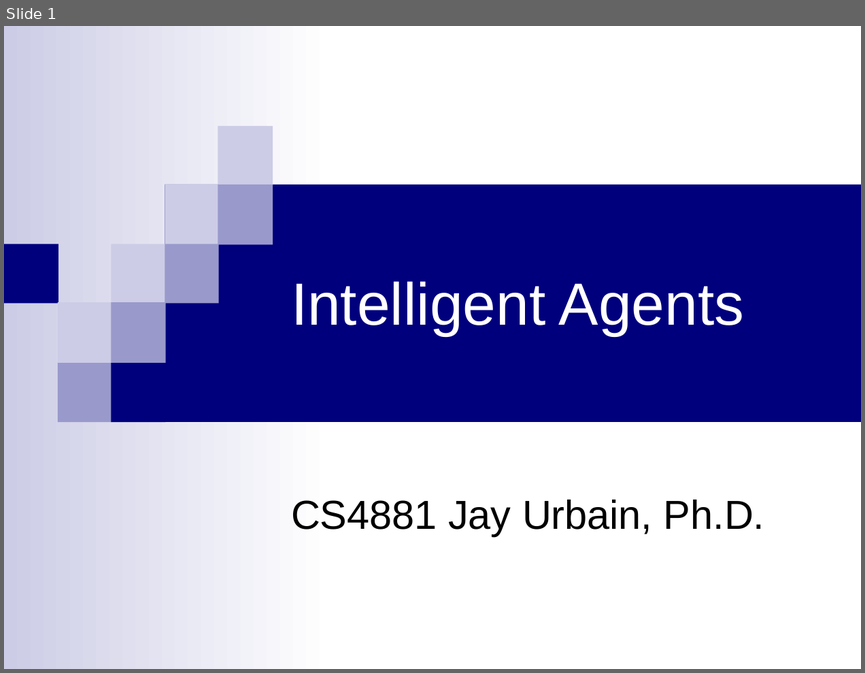
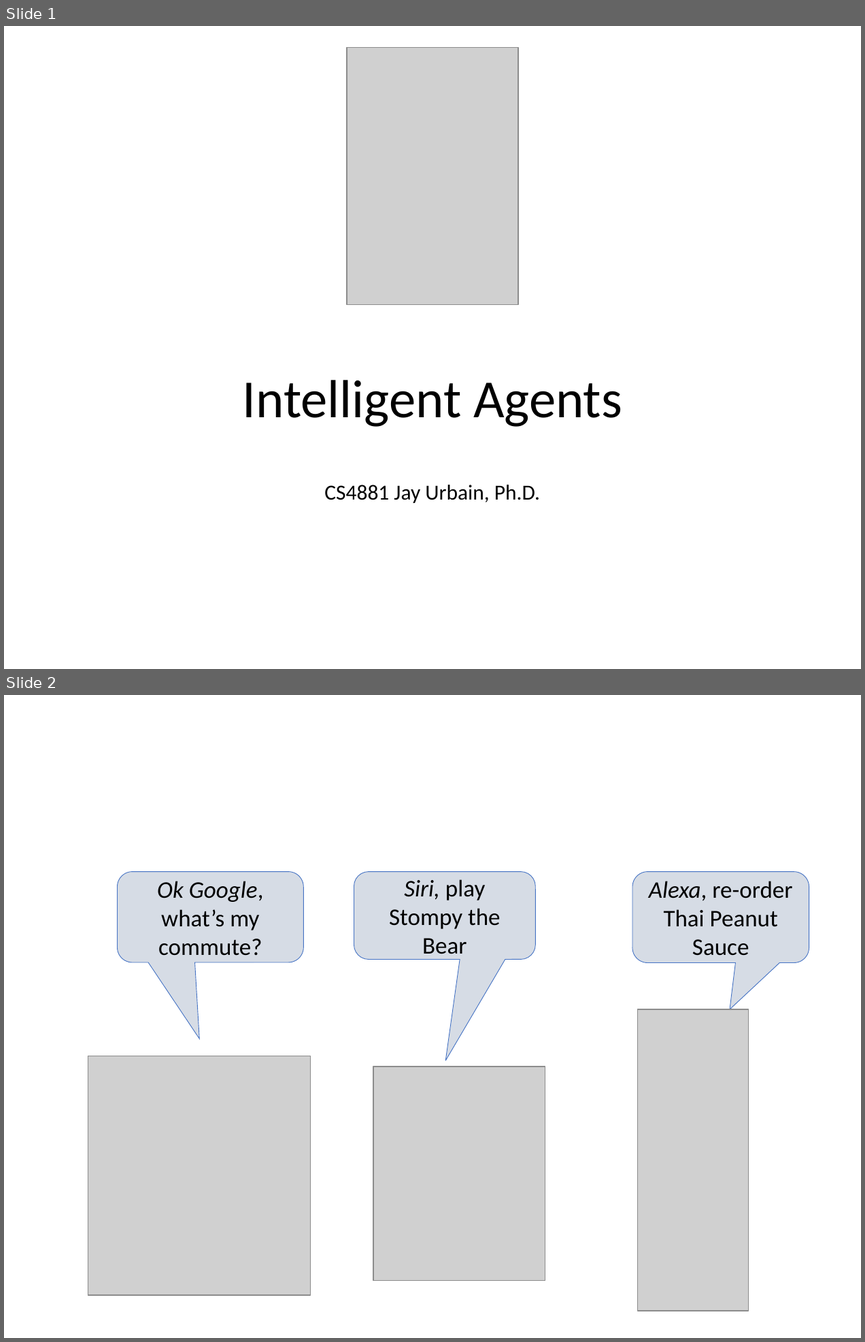
Before and after one commit to jayurbain/artificial-intelligence, a slide deck: slides/m2-agents.ppt. Shown one above the other, each under a label of ours: slide 1 before the commit, slides 1 and 2 after it. The pictures are 865x673 and 865x1342 pixels, drawn with LibreOffice and Linux fonts; fonts in the diff are those of the drawing; grey boxes stand for pictures. Boxes give left, top, right and bottom in pixels: in the first picture for what was removed or moved away, otherwise in the second. Text is boxed around its words. In the diff, an @@ line names an element or a change of style, - is before the commit and + after.

```diff
--- a/slides/m2-agents.ppt
+++ b/slides/m2-agents.ppt
@@ slide 2 added at (4, 695, 861, 1338), background #FFFFFF @@
@@ rounded speech box added at (117, 872, 303, 962), fill #D6DCE5, outline #4472C4 0.51 pt, 20 pt, text #000000 @@
+Ok Google, what’s my commute?
@@ rounded speech box added at (354, 872, 535, 959), fill #D6DCE5, outline #4472C4 0.51 pt, 20 pt, text #000000 @@
+Siri, play Stompy the Bear
@@ rounded speech box added at (632, 872, 808, 962), fill #D6DCE5, outline #4472C4 0.51 pt, 20 pt, text #000000 @@
+Alexa, re-order Thai Peanut Sauce
@@ picture added at (637, 1009, 748, 1311) @@
@@ picture added at (88, 1055, 311, 1295) @@
@@ picture added at (373, 1066, 545, 1280) @@
@@ slide 1 changed as well @@
@@ picture added at (347, 48, 518, 305) @@
@@ title "Intelligent Agents": place and size @@
-title "Intelligent Agents" at (291, 281, 744, 335)
+title "Intelligent Agents" at (243, 380, 622, 427)
@@ title "Intelligent Agents" at (243, 380, 622, 427): size 50 to 45 pt, font Arial to Calibri, text colour #FFFFFF to #000000; alignment left to centre; line spacing 1 to 0.9; vertical alignment middle to bottom @@
@@ group removed at (4, 26, 861, 669): 12 rectangles @@
@@ subtitle "CS4881 Jay Urbain, Ph.D.": place and size @@
-subtitle "CS4881 Jay Urbain, Ph.D." at (291, 499, 764, 536)
+subtitle "CS4881 Jay Urbain, Ph.D." at (324, 484, 540, 503)
@@ subtitle "CS4881 Jay Urbain, Ph.D." at (324, 484, 540, 503): size 34 to 18 pt, font Arial to Calibri; alignment left to centre; line spacing 1 to 0.9; less space between paragraphs @@
```
Also in this commit, not shown: 50 other slides changed, 1 other slide added, 5 other files.
